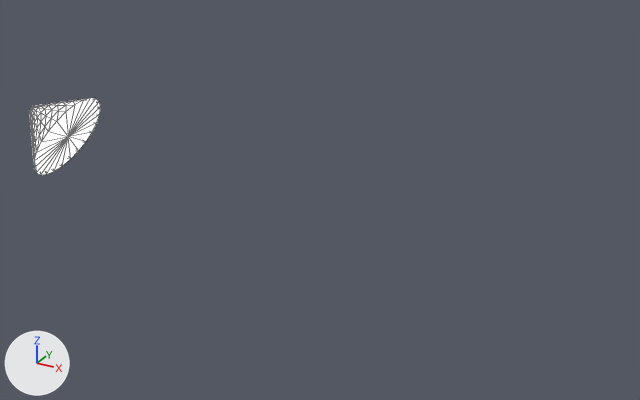
An edit to the OBJ model NorfolkVizApp/depends/models/F05.obj, drawn before and after from the same camera.
The view is the same before and after, from a 50 mm lens placed at (393.0, -654.0, 60.0), pointed at (38.0, -9.0, -262.0). Every picture has the same lights, and +X, +Y and +Z are marked at lower left. Mesh edges are drawn as thin lines. Where no turn or scale is listed for an object, it has been applied to the vertices.

The scene before the commit, as lines of its bpy script (objects in view):
```python
mat_17___default = principled_material('17___Default')
mat_17___default.texture = img_lightgrad_jpg
mat_17___default.roughness = 0.9
mat_17___default.emission_strength = 1.0
me_f05 = bpy.data.meshes.new('F05')
me_f05.from_pydata(...)  # 146 vertices, 288 faces; spans x -295.0..-226.2, y -70.3..26.8, z -289.5..-204.8
me_f05.materials.append(mat_17___default)  # picture img_lightgrad_jpg
ob_f05 = bpy.data.objects.new('F05', me_f05)
ob_f05.location = (0.0, 0.0, 0.0)
```
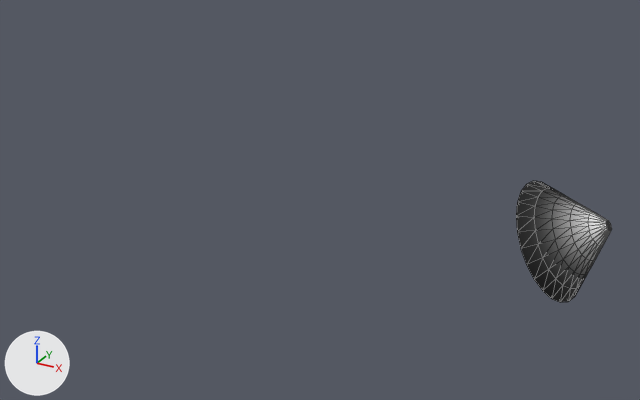
What the commit changed:
In material '17___Default' (mat_17___default), emission_strength is no longer 1.0.
me_f05 has 146 vertices, 288 faces and spans x -295.0..-226.2, y -70.3..26.8, z -289.5..-204.8.
me_f05 is used by ob_f05; location (0.0, 0.0, 0.0).
me_f05 part 1: the whole mesh is mirrored in x about the mesh origin.

Changed parts and their boxes [x1, y1, x2, y2] in the pictures (640 x 400 px):
'F05', surface changed, mesh mirrored: before [29, 98, 101, 175]; after [516, 181, 612, 302]
